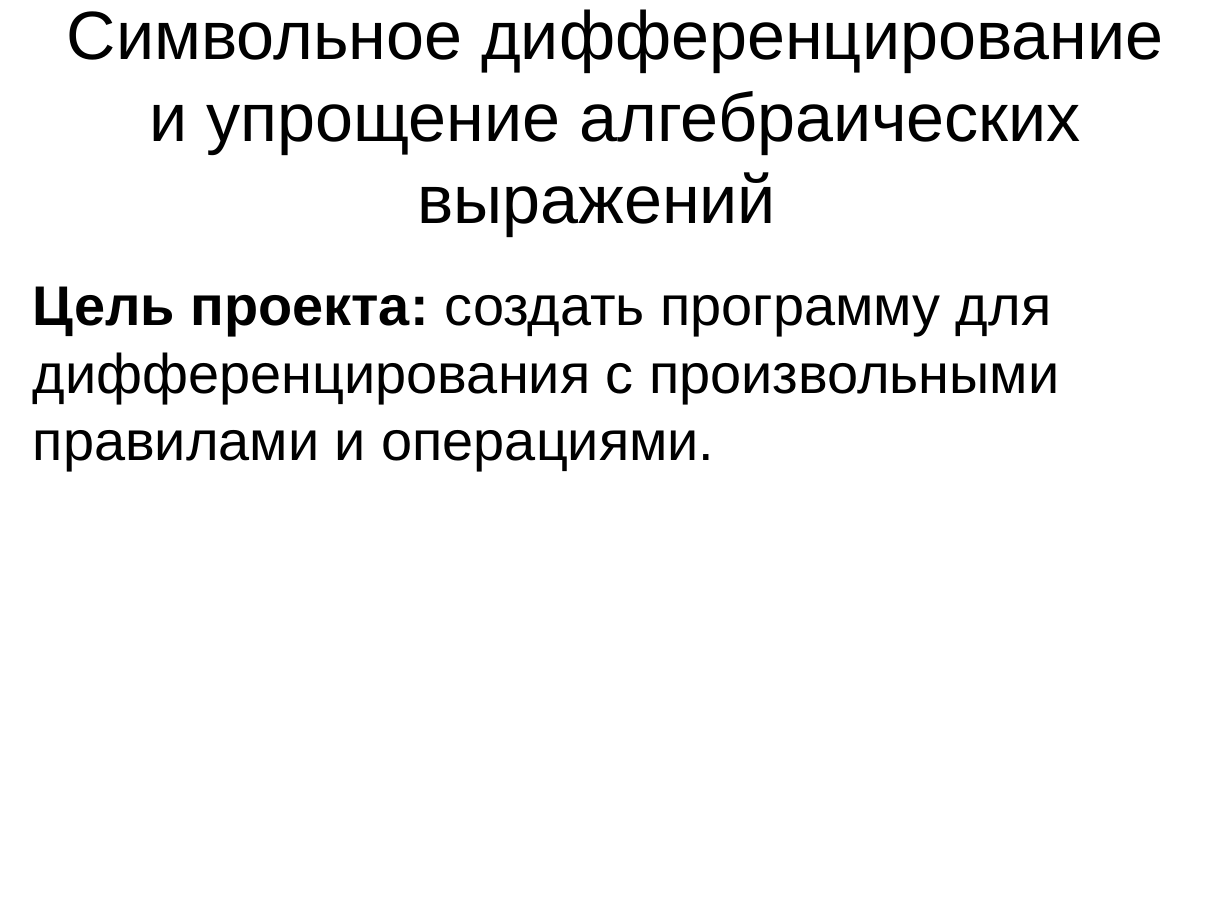
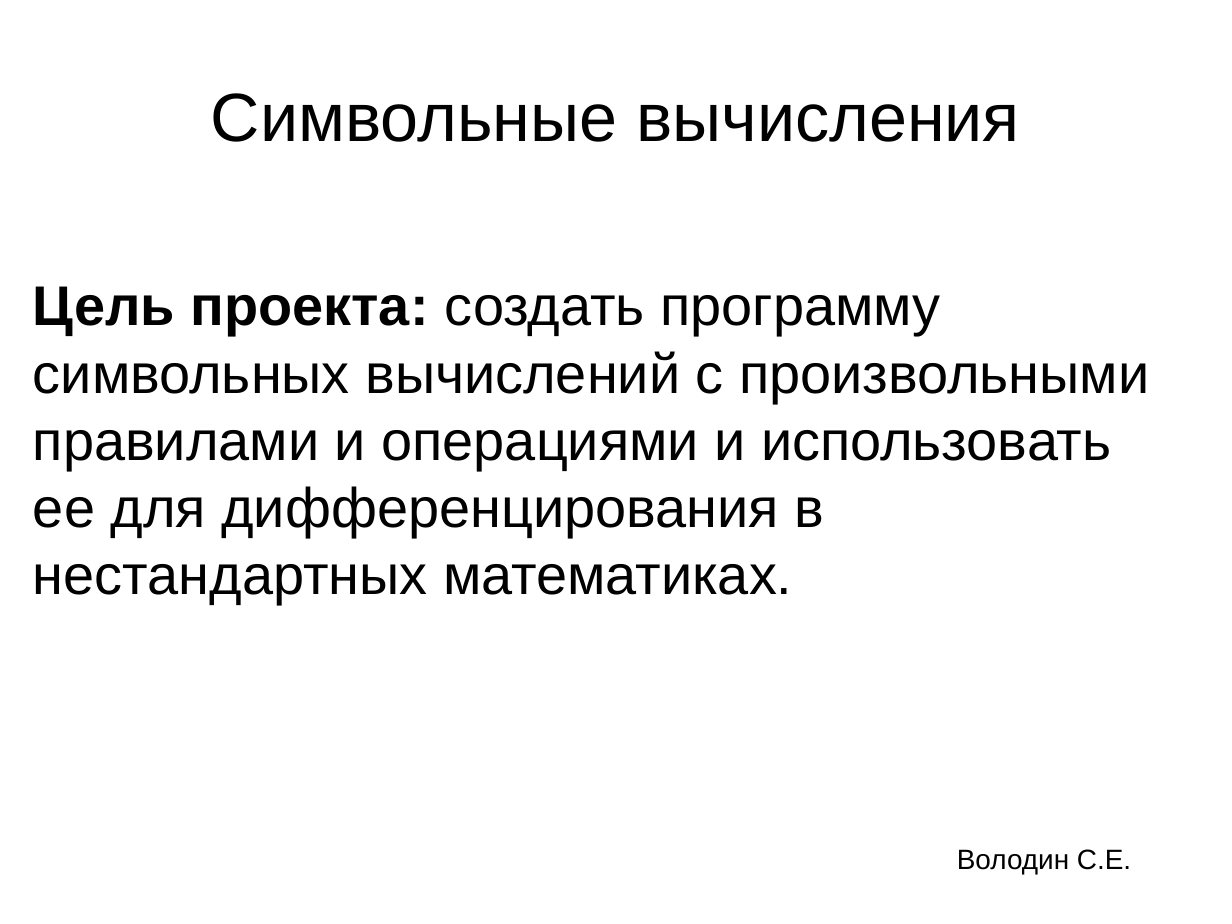
Before and after one commit to sergeivolodin/Diff, a slide deck: slide 1 of p.odp. Drawn at 1232x924 pixels with LibreOffice and Linux fonts; fonts in the diff are those of the drawing. Boxes give left, top, right and bottom in pixels: in the first picture for what was removed or moved away, otherwise in the second. Text is boxed around its words. In the diff, an @@ line names an element or a change of style, - is before the commit and + after.

```diff
--- a/p.odp
+++ b/p.odp
@@ title removed at (67,9,1163,236) @@
-Символьное дифференцирование и упрощение алгебраических выражений
@@ title added at (211,93,1020,142), 44 pt, text #000000 @@
+Символьные вычисления
@@ text at (33,286,1149,604): text changed @@
-Цель проекта: создать программу для дифференцирования с произвольными правилами и операциями.
+Цель проекта: создать программу символьных вычислений с произвольными правилами и операциями и использовать ее для дифференцирования в нестандартных математиках.
@@ text added at (957,849,1131,874), 18 pt, text #000000 @@
+Володин С.Е.
```
Also in this commit, not shown: 4 other slides changed, 1 slide added, 7 other files.
